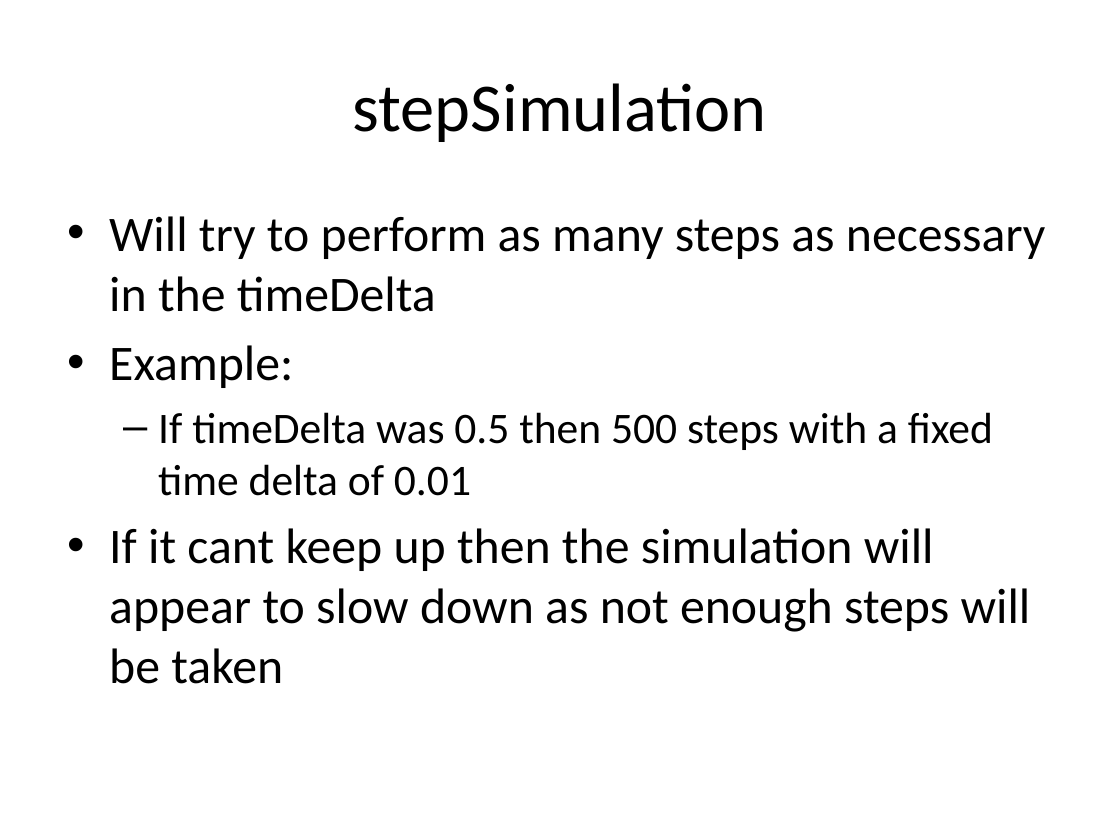
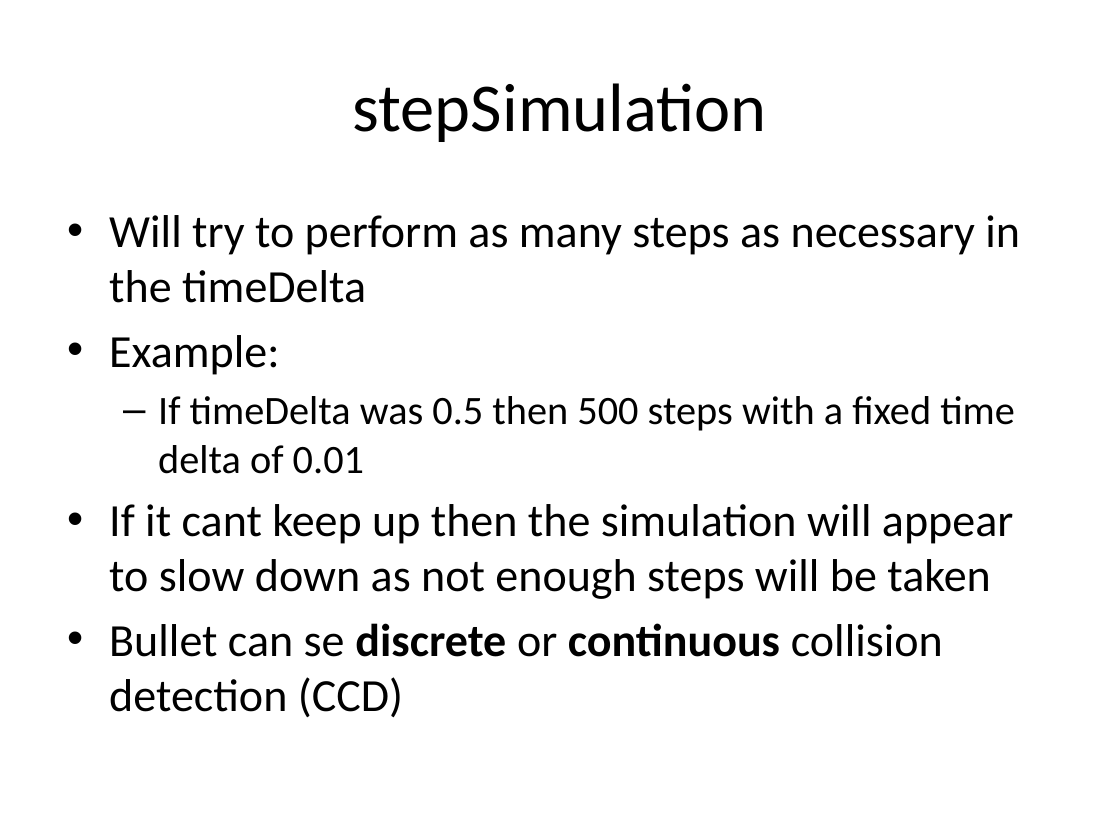
Before and after one commit to skooter500/BGE-V1, a slide deck: slide 24 of Lectures/Game Engines 8.pptx (slide 23 before the commit). Drawn at 1120x840 pixels with LibreOffice and Linux fonts; fonts in the diff are those of the drawing; background and template pictures are left out. Boxes give left, top, right and bottom in pixels: in the first picture for what was removed or moved away, otherwise in the second. Text is boxed around its words. In the diff, an @@ line names an element or a change of style, - is before the commit and + after.

```diff
--- a/Lectures/Game Engines 8.pptx
+++ b/Lectures/Game Engines 8.pptx
@@ text at (109,215,1020,599): size 32 to 29.6 pt in "Will try to perform as many steps ...", "Example:", "If it cant keep up then the ..."; size 28 to 25.9 pt in "If timeDelta was 0.5 then 500 steps ..." @@
@@ text at (109,623,943,717): paragraph added @@
+• Bullet can se discrete or continuous collision detection (CCD)
```
Also in this commit, not shown: 3 other slides changed, 6 slides added.
